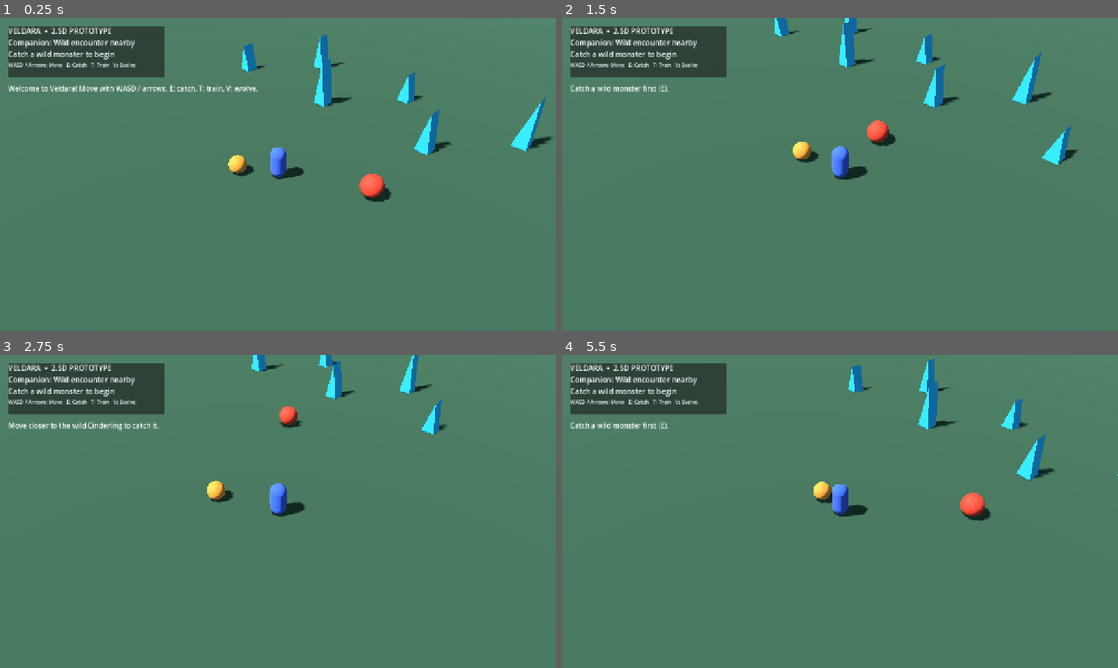
Above: before the commit, frames 1-4 (two rows, left to right).
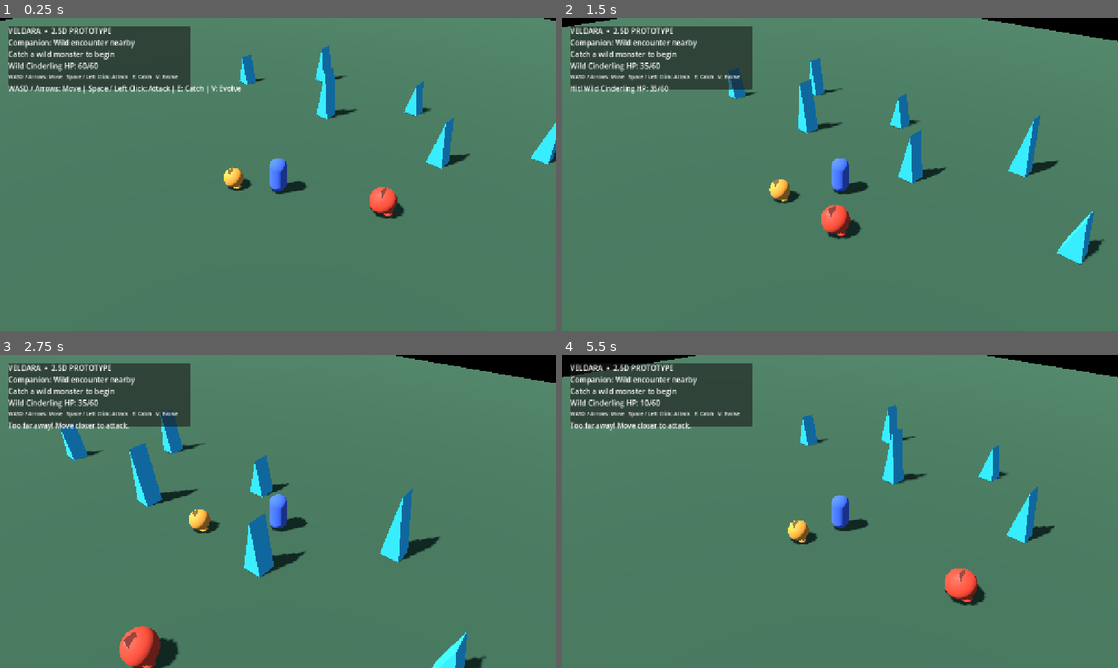
Above: after the commit, the same moments.

Repository: napathjailha-lgtm/Veldara
Game: Godot game, scene res://scenes/main.tscn
The game is run twice, just before and just after one commit, with the same random seed, the same clock (stepped at 60 frames per second) and the same inputs.
Inputs (mouse positions are in pixels of both pictures, inside the frame that each line leads up to):
- Up to frame 1 (0.25 s): no input
- Up to frame 2 (1.5 s): move the mouse to (962, 158) at 0.52 s; hold D (move_right) 0.53-1.28 s; hold T (train_monster, bound only before the commit) 0.53-1.28 s; click (962, 158) at 0.67 s; tap Space (attack, bound only after the commit) at 0.8, 1.35 s; move the mouse to (728, 190) at 1.27 s; hold S (move_down) from 1.28 s (still down); click (728, 190) at 1.42 s
- Up to frame 3 (2.75 s): tap T (train_monster, bound only before the commit) at 1.55 s; move the mouse to (333, 442) at 2.02 s; release S (move_down) at 2.03 s; hold D (move_right) from 2.03 s (still down); hold E (catch_monster) from 2.03 s (still down); click (333, 442) at 2.17 s; tap Space (attack, bound only after the commit) at 2.3 s
- Up to frame 4 (5.5 s): move the mouse to (812, 574) at 2.77 s; release D (move_right) at 2.78 s; release E (catch_monster) at 2.78 s; hold W (move_up) 2.78-3.53 s; tap V (evolve_monster) at 2.85 s; click (812, 574) at 2.92 s; tap T (train_monster, bound only before the commit) at 3.05, 4.55 s; move the mouse to (1006, 558) at 3.52 s; hold T (train_monster, bound only before the commit) 3.53-4.28 s; hold A (move_left) 3.53-5.03 s; click (1006, 558) at 3.67 s; tap Space (attack, bound only after the commit) at 3.8, 4.35, 5.3 s; move the mouse to (673, 464) at 4.27 s; click (673, 464) at 4.42 s; move the mouse to (867, 511) at 5.02 s; hold S (move_down) from 5.03 s (still down); hold T (train_monster, bound only before the commit) from 5.03 s (still down); click (867, 511) at 5.17 s

The runs differ from the first frame. In frame 1, 7.3% of the frame differs, in the area x 0-100%, y 0-65%; in frame 2, 10%; in frame 3, 12%, in the area x 1-100%, y 0-100%; in frame 4, 9.6%.

Commit message:
Fix camera-relative movement and combat-earned monster XP

Diff:
--- a/godot/scripts/main.gd
+++ b/godot/scripts/main.gd
@@ -3,7 +3,9 @@
 ## so the project can be opened without external art assets.
 
 const MOVE_SPEED := 6.0
-const TRAINING_XP := 20
+const ATTACK_DAMAGE := 25
+const XP_PER_KILL := 30
+const XP_TO_LEVEL := 60
 const EVOLUTION_LEVEL := 3
 
 var player: CharacterBody3D
@@ -14,6 +16,10 @@
 var message_label: Label
 var monster_level := 1
 var monster_xp := 0
+var monster_hp := 60
+var monster_max_hp := 60
+var attack_cooldown := 0.0
+var monster_respawn_time := 0.0
 var caught := false
 var evolved := false
 var message_time := 0.0
@@ -26,17 +32,23 @@
 	_build_wild_monster()
 	_build_camera()
 	_build_hud()
-	_show_message("Welcome to Veldara! Move with WASD / arrows. E: catch, T: train, V: evolve.")
+	_show_message("WASD / Arrows: Move | Space / Left Click: Attack | E: Catch | V: Evolve")
 
 func _process(delta: float) -> void:
+	attack_cooldown = maxf(0.0, attack_cooldown - delta)
+	if monster_respawn_time > 0.0:
+		monster_respawn_time -= delta
+		if monster_respawn_time <= 0.0 and not is_instance_valid(wild_monster):
+			_build_wild_monster()
 	message_time = maxf(0.0, message_time - delta)
 	if message_time <= 0.0:
 		message_label.text = ""
 	_update_hud()
 	if is_instance_valid(camera) and is_instance_valid(player):
-		var target := player.global_position + Vector3(0.0, 0.0, 0.0)
-		camera.global_position = camera.global_position.lerp(target + Vector3(10.0, 12.0, 10.0), delta * 3.0)
-		camera.look_at(target, Vector3.UP)
+		var target := player.global_position
+		var camera_offset := Vector3(9.0, 10.0, 9.0)
+		camera.global_position = camera.global_position.lerp(target + camera_offset, minf(1.0, delta * 5.0))
+		camera.look_at(target + Vector3(0.0, 0.8, 0.0), Vector3.UP)
 	if is_instance_valid(companion) and is_instance_valid(player):
 		var follow := player.global_position + Vector3(-1.6, 0.0, 1.2)
 		companion.global_position = companion.global_position.lerp(follow, delta * 4.0)
@@ -48,19 +60,24 @@
 		Input.get_action_strength("move_right") - Input.get_action_strength("move_left"),
 		Input.get_action_strength("move_down") - Input.get_action_strength("move_up")
 	)
-	var direction := Vector3(input_dir.x, 0.0, input_dir.y).normalized()
+	# Camera-relative movement makes directions feel natural from the isometric view.
+	var forward := Vector3(-1.0, 0.0, -1.0).normalized()
+	var right := Vector3(1.0, 0.0, -1.0).normalized()
+	var direction := (right * input_dir.x + forward * input_dir.y).normalized()
 	player.velocity.x = direction.x * MOVE_SPEED
 	player.velocity.z = direction.z * MOVE_SPEED
 	player.velocity.y = 0.0
 	player.move_and_slide()
 	if direction.length() > 0.01:
 		player.rotation.y = atan2(direction.x, direction.z)
+	if Input.is_action_just_pressed("attack"):
+		_try_attack()
 
 func _unhandled_input(event: InputEvent) -> void:
 	if event.is_action_pressed("catch_monster"):
 		_try_catch()
-	elif event.is_action_pressed("train_monster"):
-		_train_monster()
+	elif event.is_action_pressed("attack"):
+		_try_attack()
 	elif event.is_action_pressed("evolve_monster"):
 		_try_evolve()
 
@@ -74,8 +91,13 @@
 	_add_key_action("move_right", KEY_D)
 	_add_key_action("move_right", KEY_RIGHT)
 	_add_key_action("catch_monster", KEY_E)
-	_add_key_action("train_monster", KEY_T)
+	_add_key_action("attack", KEY_SPACE)
 	_add_key_action("evolve_monster", KEY_V)
+	if not InputMap.has_action("attack"):
+		InputMap.add_action("attack")
+	var mouse_attack := InputEventMouseButton.new()
+	mouse_attack.button_index = MOUSE_BUTTON_LEFT
+	InputMap.action_add_event("attack", mouse_attack)
 
 func _add_key_action(action_name: String, keycode: Key) -> void:
 	if not InputMap.has_action(action_name):
@@ -165,6 +187,7 @@
 func _build_wild_monster() -> void:
 	wild_monster = _make_creature("Wild Cinderling", Color(0.82, 0.25, 0.17), 1.0)
 	wild_monster.position = Vector3(4.0, 0.0, -2.0)
+	monster_hp = monster_max_hp
 	add_child(wild_monster)
 
 func _make_creature(creature_name: String, tint: Color, scale_value: float) -> Node3D:
@@ -181,6 +204,25 @@
 	material.roughness = 0.72
 	body.material_override = material
 	root.add_child(body)
+	# Add a crest and feet to make the placeholder silhouette less generic.
+	var crest := MeshInstance3D.new()
+	var crest_mesh := PrismMesh.new()
+	crest_mesh.size = Vector3(0.42 * scale_value, 0.5 * scale_value, 0.35 * scale_value)
+	crest.mesh = crest_mesh
+	var crest_mat := StandardMaterial3D.new()
+	crest_mat.albedo_color = tint.lightened(0.18)
+	crest.material_override = crest_mat
+	crest.position = Vector3(0.0, 1.0 * scale_value, 0.18 * scale_value)
+	root.add_child(crest)
+	for side in [-1.0, 1.0]:
+		var foot := MeshInstance3D.new()
+		var foot_mesh := SphereMesh.new()
+		foot_mesh.radius = 0.2 * scale_value
+		foot_mesh.height = 0.25 * scale_value
+		foot.mesh = foot_mesh
+		foot.position = Vector3(side * 0.32 * scale_value, 0.12 * scale_value, 0.02 * scale_value)
+		foot.material_override = material
+		root.add_child(foot)
 	var eye_mat := StandardMaterial3D.new()
 	eye_mat.albedo_color = Color(0.04, 0.035, 0.03)
 	for side in [-1.0, 1.0]:
@@ -208,7 +250,7 @@
 	add_child(layer)
 	var panel := PanelContainer.new()
 	panel.position = Vector2(18.0, 18.0)
-	panel.custom_minimum_size = Vector2(360.0, 118.0)
+	panel.custom_minimum_size = Vector2(420.0, 145.0)
 	layer.add_child(panel)
 	var column := VBoxContainer.new()
 	panel.add_child(column)
@@ -216,7 +258,7 @@
 	hud_label.add_theme_font_size_override("font_size", 17)
 	column.add_child(hud_label)
 	var controls := Label.new()
-	controls.text = "WASD / Arrows: Move   E: Catch   T: Train   V: Evolve"
+	controls.text = "WASD / Arrows: Move   Space / Left Click: Attack   E: Catch   V: Evolve"
 	controls.add_theme_font_size_override("font_size", 12)
 	column.add_child(controls)
 	message_label = Label.new()
@@ -238,17 +280,33 @@
 	add_child(companion)
 	_show_message("Caught Cinderling! Your new companion is ready to train.")
 
-func _train_monster() -> void:
-	if not caught:
-		_show_message("Catch a wild monster first (E).")
-		return
-	monster_xp += TRAINING_XP
-	if monster_xp >= 30:
-		monster_xp -= 30
-		monster_level += 1
-		_show_message("Training complete! Cinderling reached level %d." % monster_level)
+func _try_attack() -> void:
+	if attack_cooldown > 0.0:
+		return
+	attack_cooldown = 0.42
+	if not is_instance_valid(wild_monster):
+		_show_message("No wild monster nearby. A new one will appear soon.")
+		return
+	var distance := player.global_position.distance_to(wild_monster.global_position)
+	if distance > 2.8:
+		_show_message("Too far away! Move closer to attack.")
+		return
+	monster_hp = maxi(0, monster_hp - ATTACK_DAMAGE)
+	if monster_hp <= 0:
+		wild_monster.queue_free()
+		monster_respawn_time = 3.0
+		monster_xp += XP_PER_KILL
+		var levelled_up := false
+		while monster_xp >= XP_TO_LEVEL:
+			monster_xp -= XP_TO_LEVEL
+			monster_level += 1
+			levelled_up = true
+		if levelled_up:
+			_show_message("Monster defeated! +%d EXP. Cinderling reached Lv. %d!" % [XP_PER_KILL, monster_level])
+		else:
+			_show_message("Monster defeated! +%d EXP. %d/%d EXP to next level." % [XP_PER_KILL, monster_xp, XP_TO_LEVEL])
 	else:
-		_show_message("Training +%d EXP. %d / 30 EXP to next level." % [TRAINING_XP, monster_xp])
+		_show_message("Hit! Wild Cinderling HP: %d/%d" % [monster_hp, monster_max_hp])
 
 func _try_evolve() -> void:
 	if not caught:
@@ -271,5 +329,6 @@
 
 func _update_hud() -> void:
 	var state := "Wild encounter nearby" if not caught else ("Emberkin (Evolved)" if evolved else "Cinderling")
-	var level_text := "Lv. %d  |  EXP %d/30" % [monster_level, monster_xp] if caught else "Catch a wild monster to begin"
-	hud_label.text = "VELDARA  •  2.5D PROTOTYPE\nCompanion: %s\n%s" % [state, level_text]
+	var level_text := "Lv. %d  |  EXP %d/%d" % [monster_level, monster_xp, XP_TO_LEVEL] if caught else "Catch a wild monster to begin"
+	var enemy_text := "Wild Cinderling HP: %d/%d" % [monster_hp, monster_max_hp] if is_instance_valid(wild_monster) else "Wild monster respawning..."
+	hud_label.text = "VELDARA  •  2.5D PROTOTYPE\nCompanion: %s\n%s\n%s" % [state, level_text, enemy_text]
